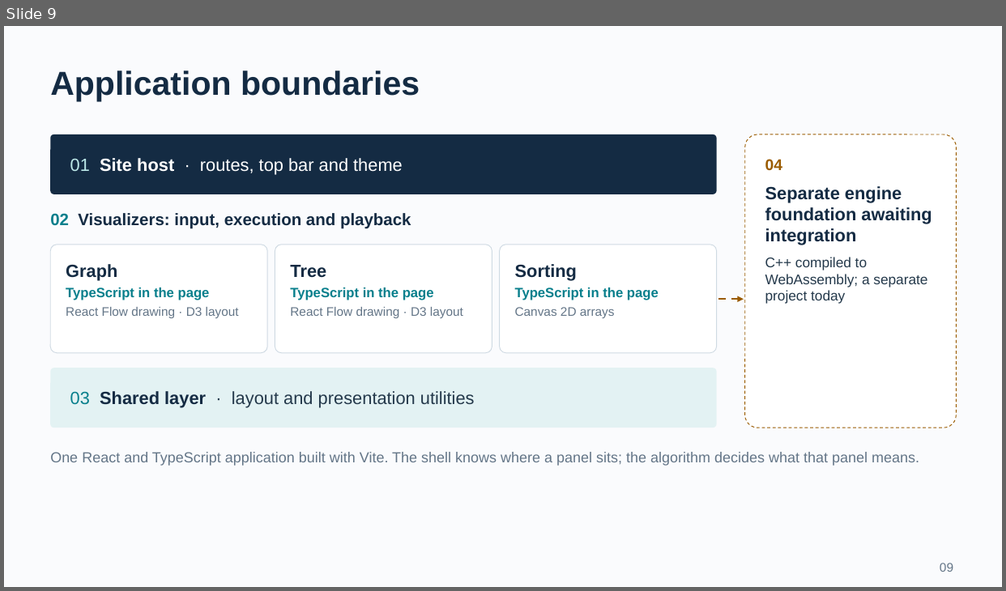
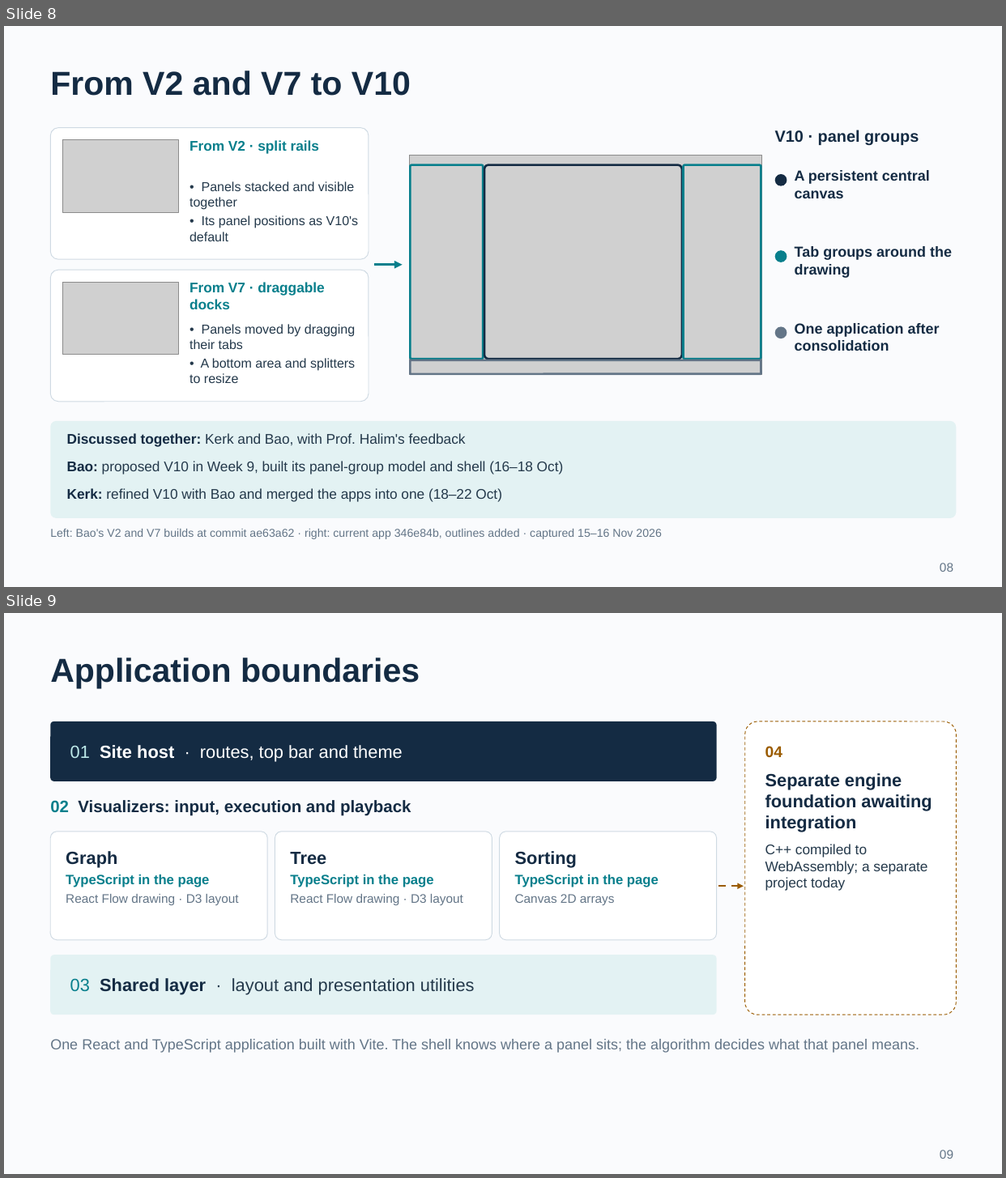
Before and after one commit to BJoozz/docsforfyp, a slide deck: presentation/VisuAlgo_CA_Presentation.pptx. Shown one above the other, each under a label of ours: slide 9 before the commit, slides 8 and 9 after it. The pictures are 1006x591 and 1006x1178 pixels, drawn with LibreOffice and Linux fonts; fonts in the diff are those of the drawing; grey boxes stand for pictures. Boxes give left, top, right and bottom in pixels: in the first picture for what was removed or moved away, otherwise in the second. Text is boxed around its words. In the diff, an @@ line names an element or a change of style, - is before the commit and + after.

```diff
--- a/presentation/VisuAlgo_CA_Presentation.pptx
+++ b/presentation/VisuAlgo_CA_Presentation.pptx
@@ slide 8 added at [4,26,1002,587], background #FAFBFD @@
@@ text added at [50,71,411,96], 32 pt, text #142B43, bold @@
+From V2 and V7 to V10
@@ rounded rectangle added at [50,128,368,259], fill #FFFFFF, outline #CFDAE3 0.75 pt @@
@@ picture added at [62,139,178,212] @@
@@ text added at [189,140,319,153], 13.5 pt, text #087F8C, bold @@
+From V2 · split rails
@@ text added at [775,130,918,146], 15.5 pt, text #142B43, bold @@
+V10 · panel groups
@@ picture added at [410,155,761,375] @@
@@ rounded rectangle added at [411,165,484,359], outline #087F8C 2 pt @@
@@ rounded rectangle added at [484,165,682,359], outline #142B43 2 pt @@
@@ rounded rectangle added at [684,165,761,359], outline #087F8C 2 pt @@
@@ text added at [795,170,930,199], 14 pt, text #142B43, bold @@
+A persistent central canvas
@@ text added at [189,182,359,241], 12.5 pt, text #24394B @@
+• Panels stacked and visible together
+• Its panel positions as V10's default
@@ ellipse added at [775,174,787,186], fill #142B43 @@
@@ arrow added from (374, 265) to (403, 265), #087F8C 2.5 pt @@
@@ ellipse added at [775,250,787,263], fill #087F8C @@
@@ text added at [795,246,952,278], 14 pt, text #142B43, bold @@
+Tab groups around the drawing
@@ rounded rectangle added at [50,270,368,402], fill #FFFFFF, outline #CFDAE3 0.75 pt @@
@@ picture added at [62,282,178,355] @@
@@ text added at [189,282,324,310], 13.5 pt, text #087F8C, bold @@
+From V7 · draggable docks
@@ text added at [189,324,355,383], 12.5 pt, text #24394B @@
+• Panels moved by dragging their tabs
+• A bottom area and splitters to resize
@@ ellipse added at [775,327,787,339], fill #637587 @@
@@ text added at [795,323,940,351], 14 pt, text #142B43, bold @@
+One application after consolidation
@@ rounded rectangle added at [411,361,761,374], outline #637587 2 pt @@
@@ rounded rectangle added at [50,421,957,518], fill #E3F2F3 @@
@@ text added at [67,433,466,447], 13.5 pt, text #24394B @@
+Discussed together: Kerk and Bao, with Prof. Halim's feedback
@@ text added at [67,461,564,475], 13.5 pt, text #24394B @@
+Bao: proposed V10 in Week 9, built its panel-group model and shell (16–18 Oct)
@@ text added at [67,489,502,502], 13.5 pt, text #24394B @@
+Kerk: refined V10 with Bao and merged the apps into one (18–22 Oct)
@@ text added at [50,529,661,540], 11 pt, text #637587 @@
+Left: Bao's V2 and V7 builds at commit ae63a62 · right: current app 346e84b, outlines added · captured 15–16 Nov 2026
@@ text added at [940,563,953,572], 12 pt, text #637587 @@
+08
```
Also in this commit, not shown: 2 other slides added, 3 slides removed, 19 other files.
